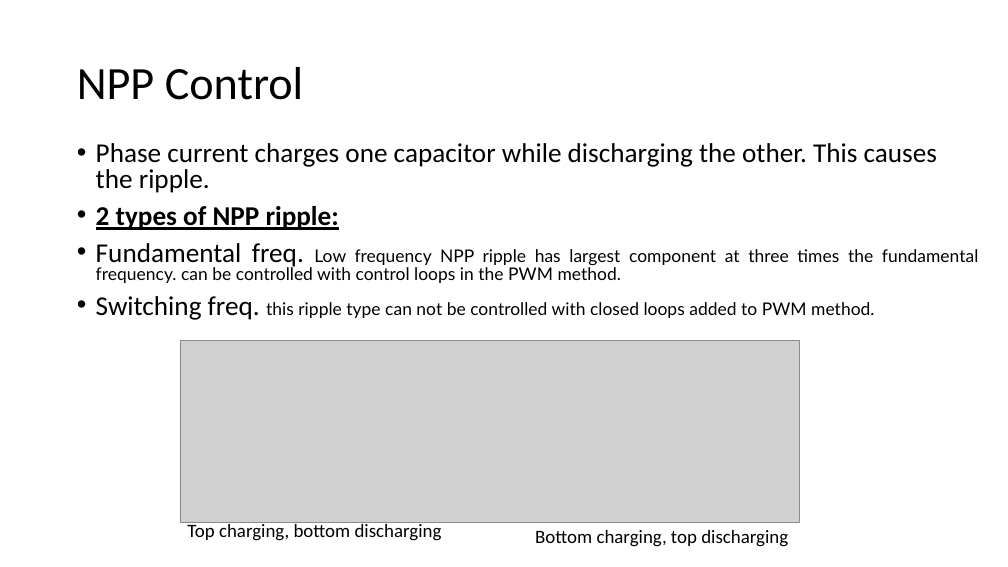
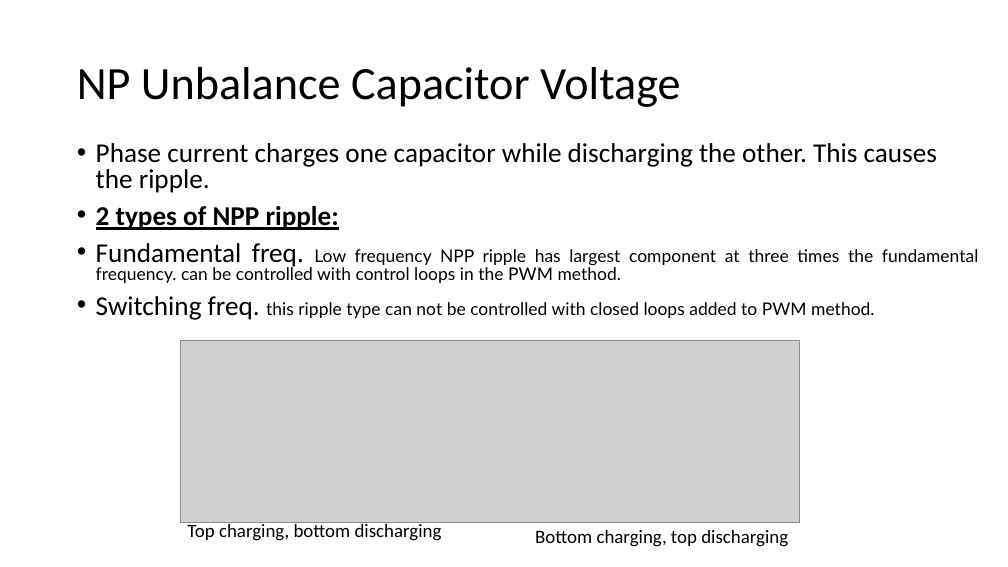
Before and after one commit to ahmetcan-akuz/Thesis, a slide deck: slide 13 of Reports/3-Level NPC Inverter Structure.pptx. Drawn at 1008x567 pixels with LibreOffice and Linux fonts; fonts in the diff are those of the drawing; grey boxes stand for pictures. Boxes give left, top, right and bottom in pixels: in the first picture for what was removed or moved away, otherwise in the second. Text is boxed around its words. In the diff, an @@ line names an element or a change of style, - is before the commit and + after.

Commit message:
NTV control method

```diff
--- a/Reports/3-Level NPC Inverter Structure.pptx
+++ b/Reports/3-Level NPC Inverter Structure.pptx
@@ title at box(77, 67, 681, 107): text changed @@
-NPP Control
+NP Unbalance Capacitor Voltage
```
Also in this commit, not shown: 5 slides added, 2 slides removed, 4 other files.
